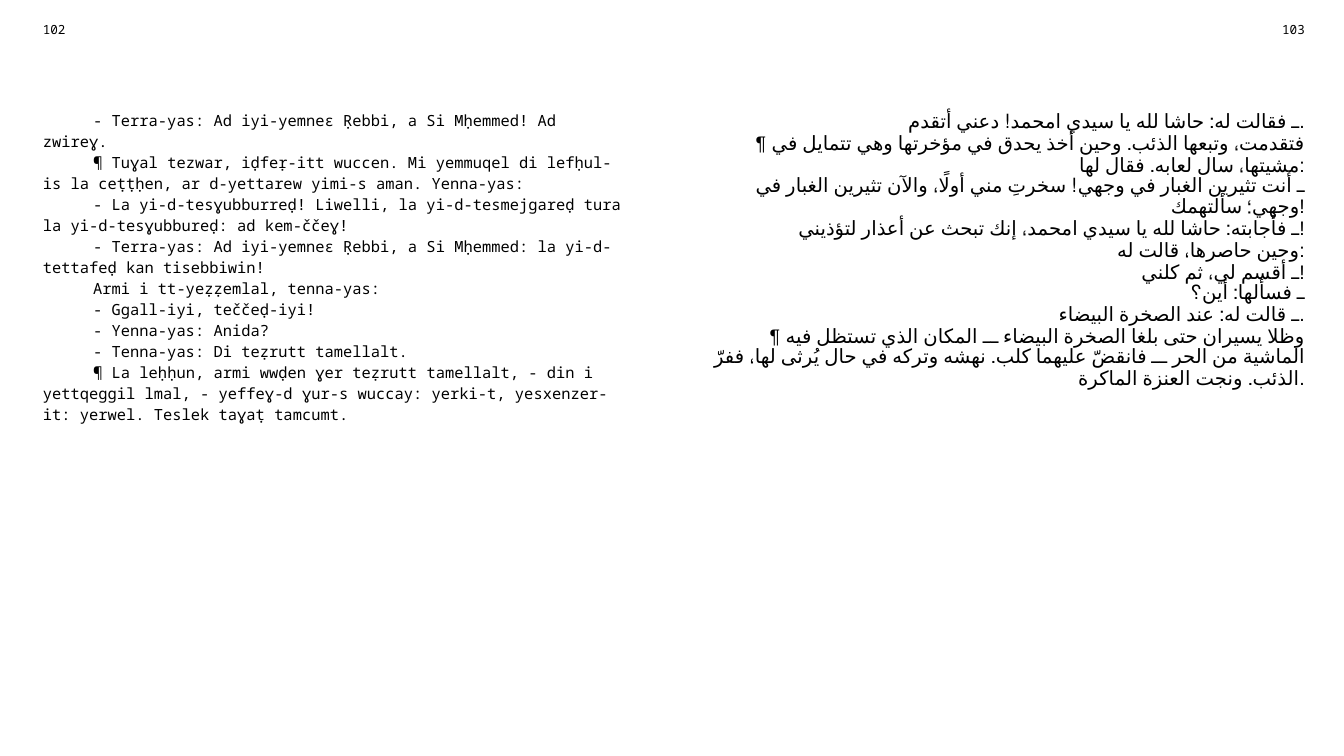
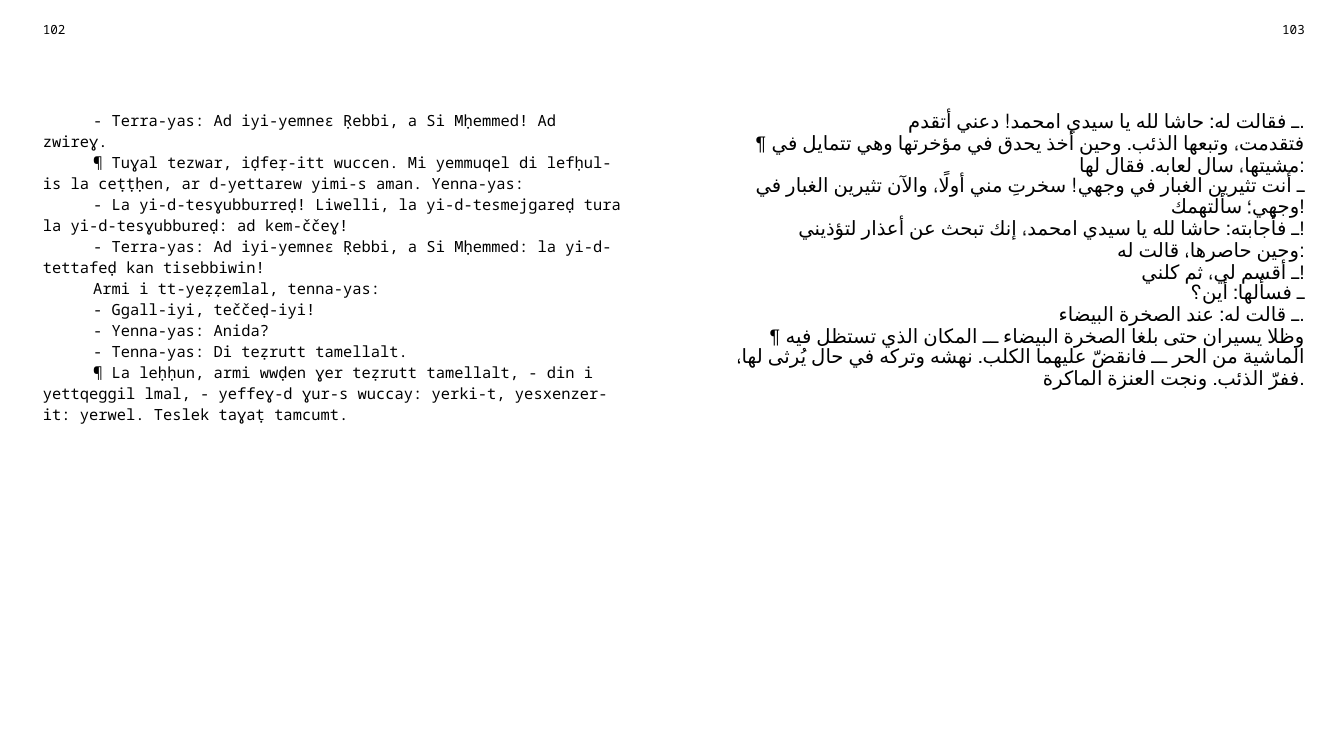
Before and after one commit to sferhah/tamacahut_n_wuccen, a slide deck: slide 47 of Uccen.ConsoleApp/uccen.arb.pptx. Drawn at 1344x756 pixels with LibreOffice and Linux fonts; fonts in the diff are those of the drawing. Boxes give left, top, right and bottom in pixels: in the first picture for what was removed or moved away, otherwise in the second. Text is boxed around its words. In the diff, an @@ line names an element or a change of style, - is before the commit and + after.

```diff
--- a/Uccen.ConsoleApp/uccen.arb.pptx
+++ b/Uccen.ConsoleApp/uccen.arb.pptx
@@ table at bbox=[32, 16, 1315, 729] @@
-row 3, column 3: ـ فقالت له: حاشا لله يا سيدي امحمد! دعني أتقدم. / ¶ فتقدمت، وتبعها الذئب. وحين أخذ يحدق في مؤخرتها وهي تتمايل في مشيتها، سال لعابه. فقال لها: / ـ أنت تثيرين الغبار في وجهي! سخرتِ مني أولًا، والآن تثيرين الغبار في وجهي؛ سألتهمك! / ـ فأجابته: حاشا لله يا سيدي امحمد، إنك تبحث عن أعذار لتؤذيني! / وحين حاصرها، قالت له: / ـ أقسم لي، ثم كلني! / ـ فسألها: أين؟ / ـ قالت له: عند الصخرة البيضاء. / ¶ وظلا يسيران حتى بلغا الصخرة البيضاء ــ المكان الذي تستظل فيه الماشية من الحر ــ فانقضّ عليهما كلب. نهشه وتركه في حال يُرثى لها، ففرّ الذئب. ونجت العنزة الماكرة.
+row 3, column 3: ـ فقالت له: حاشا لله يا سيدي امحمد! دعني أتقدم. / ¶ فتقدمت، وتبعها الذئب. وحين أخذ يحدق في مؤخرتها وهي تتمايل في مشيتها، سال لعابه. فقال لها: / ـ أنت تثيرين الغبار في وجهي! سخرتِ مني أولًا، والآن تثيرين الغبار في وجهي؛ سألتهمك! / ـ فأجابته: حاشا لله يا سيدي امحمد، إنك تبحث عن أعذار لتؤذيني! / وحين حاصرها، قالت له: / ـ أقسم لي، ثم كلني! / ـ فسألها: أين؟ / ـ قالت له: عند الصخرة البيضاء. / ¶ وظلا يسيران حتى بلغا الصخرة البيضاء ــ المكان الذي تستظل فيه الماشية من الحر ــ فانقضّ عليهما الكلب. نهشه وتركه في حال يُرثى لها، ففرّ الذئب. ونجت العنزة الماكرة.
```
Also in this commit, not shown: 4 other slides changed, 3 other files.
